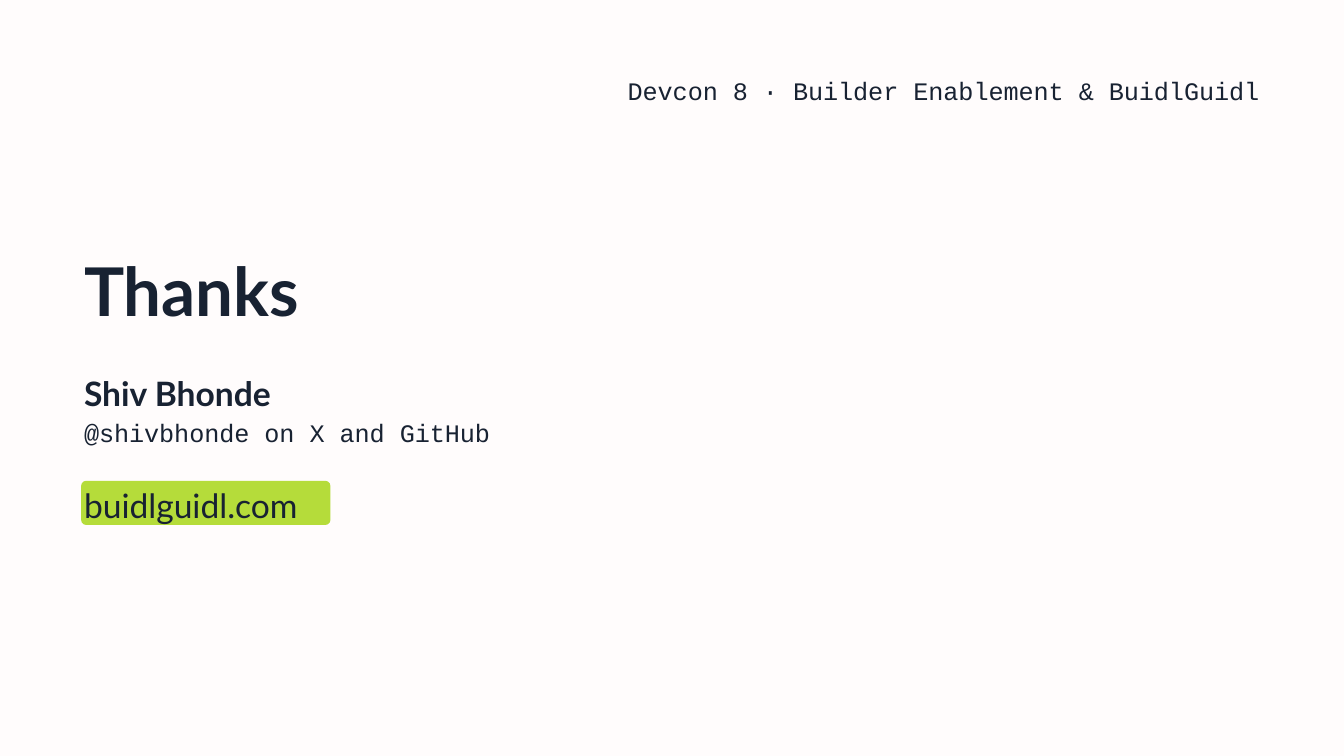
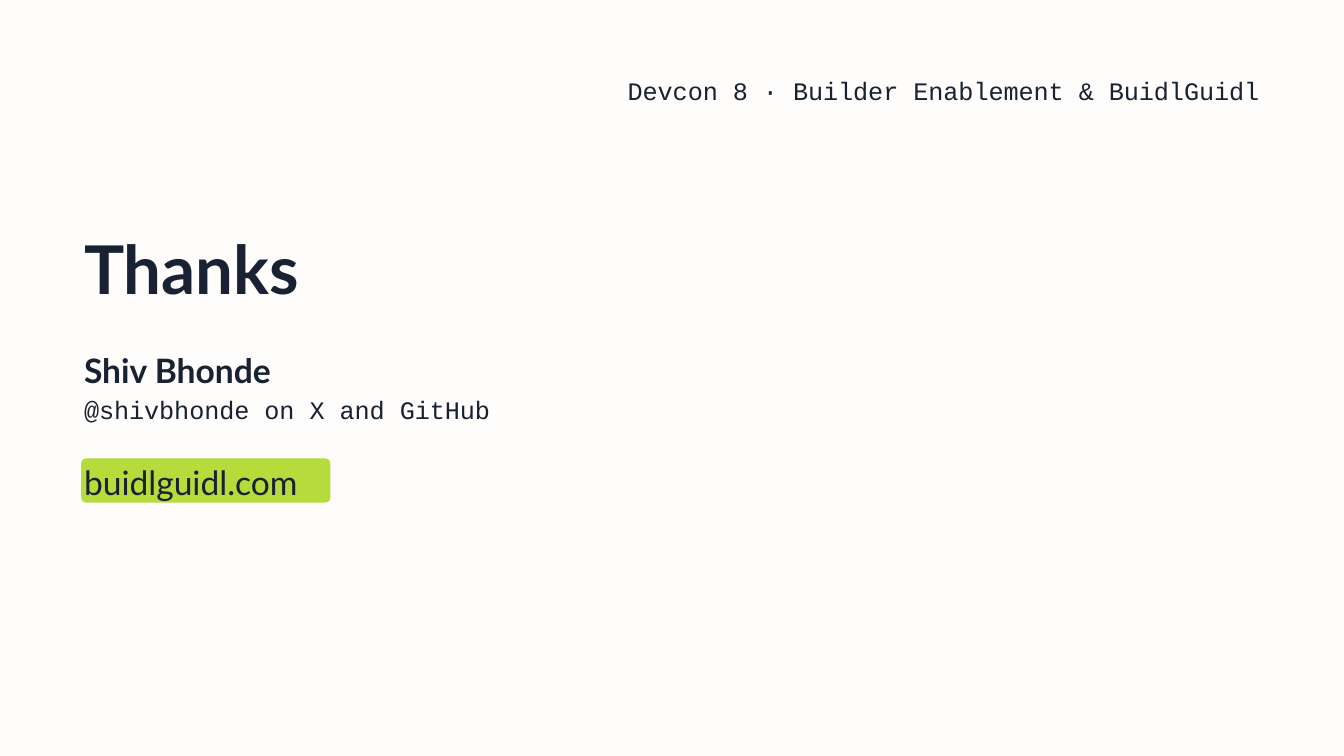
Before and after one commit to technophile-04/devcon-8-mumbai, a slide deck: slide 10 of template/buidlguidl-devcon8.pptx. Drawn at 1344x756 pixels with LibreOffice and Linux fonts; fonts in the diff are those of the drawing; background and template pictures are left out. Boxes give left, top, right and bottom in pixels: in the first picture for what was removed or moved away, otherwise in the second. Text is boxed around its words. In the diff, an @@ line names an element or a change of style, - is before the commit and + after.

```diff
--- a/template/buidlguidl-devcon8.pptx
+++ b/template/buidlguidl-devcon8.pptx
@@ title "Thanks" moved from (x1=84, y1=266, x2=299, y2=317) to (x1=84, y1=244, x2=299, y2=295) @@
@@ text "Shiv Bhonde" moved from (x1=84, y1=381, x2=271, y2=407) to (x1=84, y1=358, x2=271, y2=384) @@
@@ text "@shivbhonde on X and GitHub" moved from (x1=84, y1=423, x2=490, y2=446) to (x1=84, y1=401, x2=490, y2=423) @@
@@ rounded rectangle moved from (x1=81, y1=481, x2=329, y2=526) to (x1=81, y1=458, x2=329, y2=503) @@
@@ text "buidlguidl.com" moved from (x1=84, y1=493, x2=298, y2=524) to (x1=84, y1=470, x2=298, y2=501) @@
```
Also in this commit, not shown: 2 other slides changed, 8 other files.
